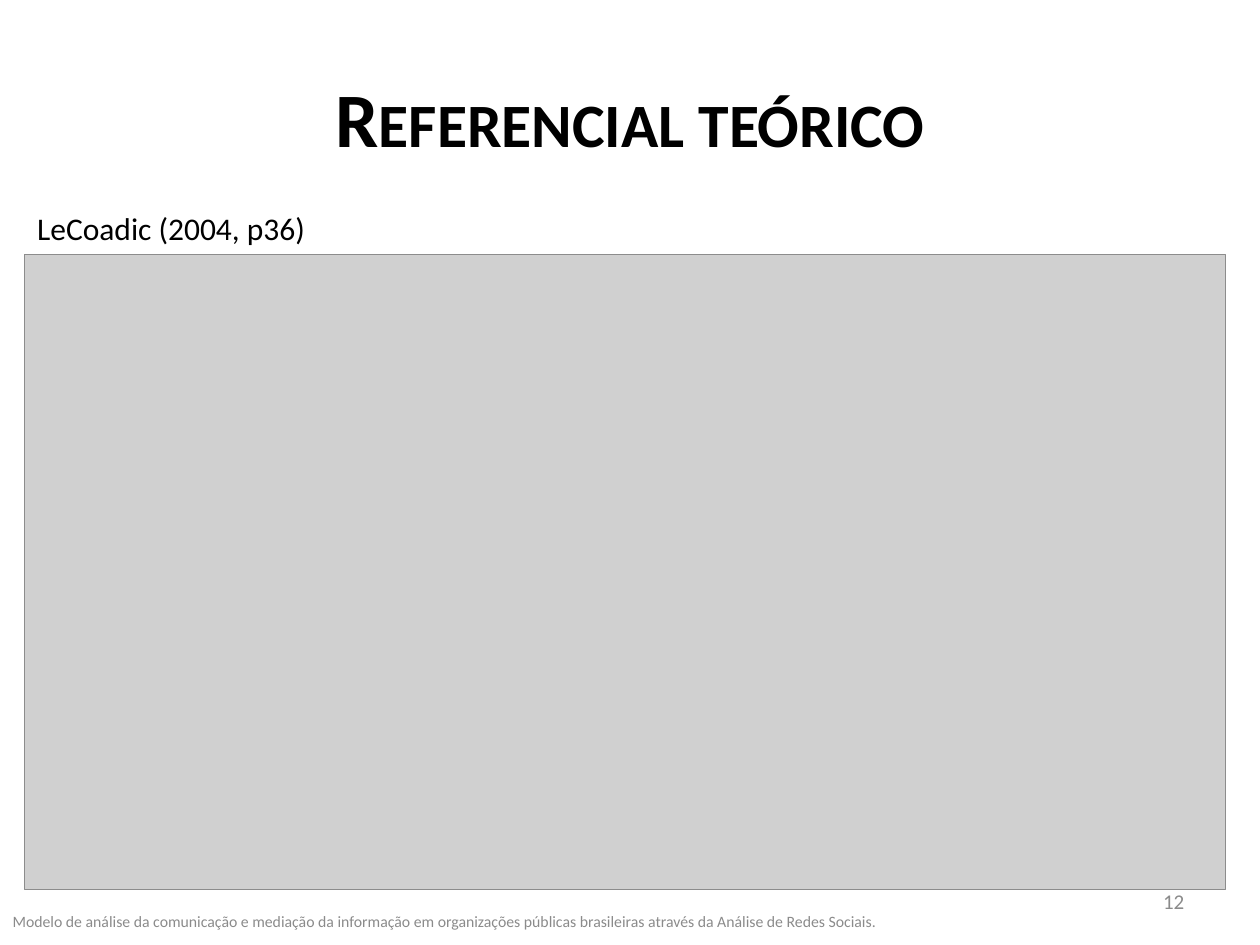
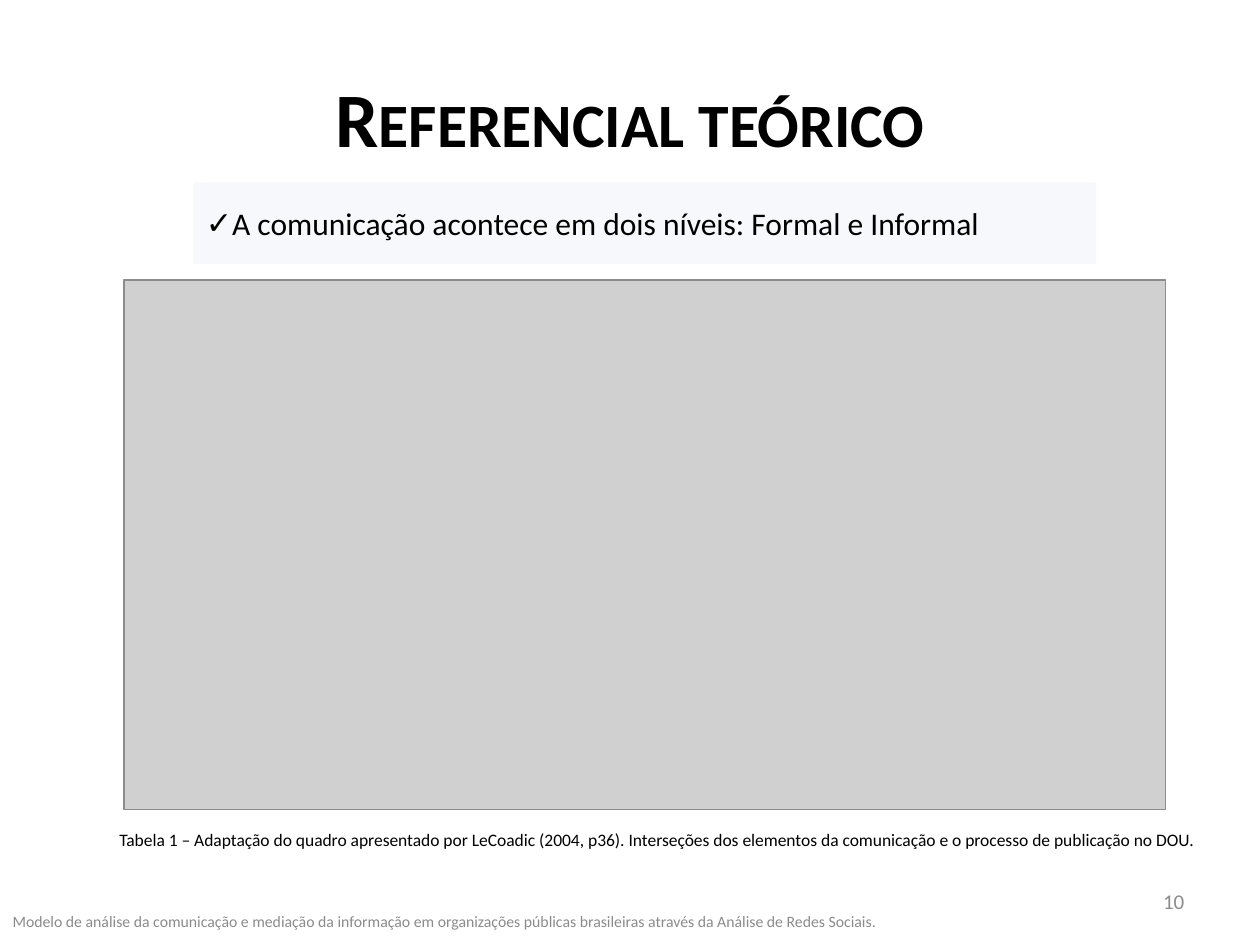
Before and after one commit to frubbs/analisador-dou, a slide deck: slide 10 of Dissertacao/Apresentação1.pptx (slide 12 before the commit). Drawn at 1260x945 pixels with LibreOffice and Linux fonts; fonts in the diff are those of the drawing; grey boxes stand for pictures. Boxes give left, top, right and bottom in pixels: in the first picture for what was removed or moved away, otherwise in the second. Text is boxed around its words. In the diff, an @@ line names an element or a change of style, - is before the commit and + after.

```diff
--- a/Dissertacao/Apresentação1.pptx
+++ b/Dissertacao/Apresentação1.pptx
@@ rectangle added at [194, 183, 1097, 265], fill #4F81BD at 5% opacity, 18 pt, text #000000 @@
+✓ A comunicação acontece em dois níveis: Formal e Informal
@@ picture: place and size @@
-picture at [25, 255, 1226, 890]
+picture at [123, 280, 1166, 810]
@@ text "Tabela 1 – Adaptação do ..." at [119, 833, 1194, 849]: vertical alignment top to middle @@
@@ text at [119, 833, 1194, 849]: text changed; size 18 to 10 pt @@
-LeCoadic (2004, p36)
+Tabela 1 – Adaptação do quadro apresentado por LeCoadic (2004, p36). Interseções dos elementos da comunicação e o processo de publicação no DOU.
@@ page number at [1163, 895, 1184, 909]: text changed @@
-12
+10
```
Also in this commit, not shown: 5 other slides changed, 1 slide added, 4 slides removed.
